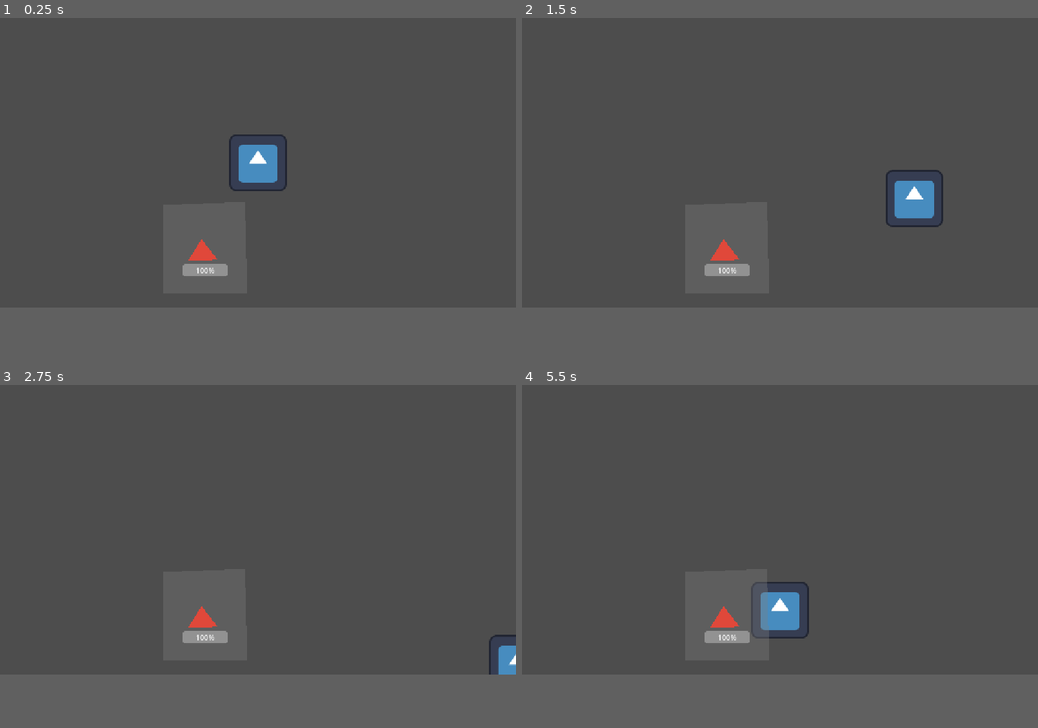
Above: before the commit, frames 1-4 (two rows, left to right).
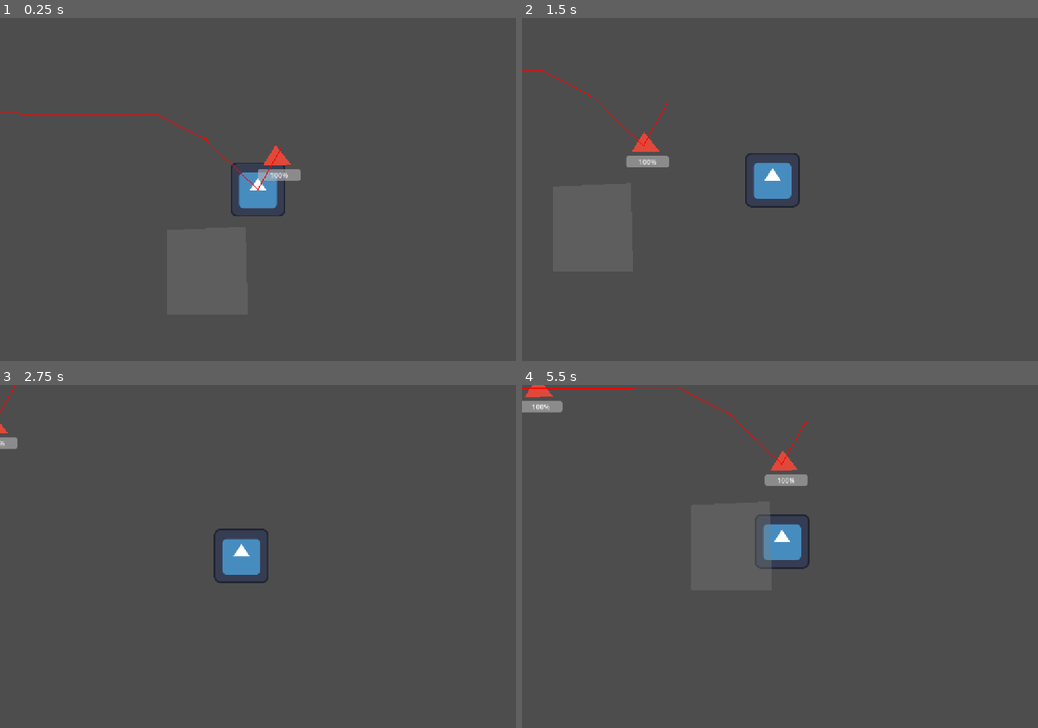
Above: after the commit, the same moments.

Repository: skeeeth/Allstar-Cult-Slip
Game: Godot game, scene res://Source/Level/World/World.tscn
The game is run twice, just before and just after one commit, with the same random seed, the same clock (stepped at 60 frames per second) and the same inputs. The engine's default icon, where the game draws it, is replaced by a stand-in: a white triangle on a blue panel in a dark square.
Inputs:
- Up to frame 1 (0.25 s): no input
- Up to frame 2 (1.5 s): hold D (right) 0.53-1.28 s; hold E (Interact) 0.53-1.28 s; hold S (down) from 1.28 s (still down); tap 1 (one) at 1.35 s
- Up to frame 3 (2.75 s): release S (down) at 2.03 s; hold D (right) from 2.03 s (still down); hold E (Interact) from 2.03 s (still down)
- Up to frame 4 (5.5 s): release D (right) at 2.78 s; release E (Interact) at 2.78 s; hold W (up) 2.78-3.53 s; tap 1 (one) at 2.85, 4.35 s; hold E (Interact) 3.53-4.28 s; hold A (left) 3.53-5.03 s; hold S (down) from 5.03 s (still down); hold E (Interact) from 5.03 s (still down)
The window is 800x450 before the commit and 800x533 after it. Grey fills any space a smaller window leaves; there, only what the larger window draws over its background counts as a difference.

The runs differ from the first frame. In frame 1, 2.5% of the frame differs, in the area x 0-59%, y 27-76%; in frame 2, 3.1%; in frame 3, 2.1%; in frame 4, 3.4%, in the area x 0-56%, y 0-76%.

Commit message:
Follow Camera, Enemy Minimal Navigation

Diff:
--- a/Source/Level/UI/ResourceDisplay.gd
+++ b/Source/Level/UI/ResourceDisplay.gd
@@ -7,7 +7,7 @@
 	ResourceManager.new_key.connect(on_new_key)
 	ResourceManager.key_update.connect(on_update)
 
-func on_new_key(k,v):
+func on_new_key(k,_v):
 	_new_label(k)
 
 func on_update(type:String, _change:int):
--- a/Source/Level/World/World.tscn
+++ b/Source/Level/World/World.tscn
@@ -6,14 +6,20 @@
 [ext_resource type="PackedScene" uid="uid://bxuwbl1bbb4a0" path="res://Source/Interactable/Tower Site/TowerSite.tscn" id="4_huh1a"]
 [ext_resource type="PackedScene" uid="uid://4ppu28orsq7" path="res://Source/Unit/Enemy/Enemy.tscn" id="5_n1joc"]
 
+[sub_resource type="NavigationPolygon" id="NavigationPolygon_pkxw5"]
+vertices = PackedVector2Array(-30.296875, -1225.5938, 2089.3984, 14.1171875, -122, -116, -235, -175, -378.75, 1499.5703, -186, -6, -217, 16, -2154.6797, -129.67969, -229, -12, -225, -35, -219, -63)
+polygons = Array[PackedInt32Array]([PackedInt32Array(0, 1, 2, 3), PackedInt32Array(2, 1, 4, 5), PackedInt32Array(6, 5, 4), PackedInt32Array(6, 4, 7, 8), PackedInt32Array(7, 0, 3), PackedInt32Array(8, 7, 3, 9), PackedInt32Array(9, 3, 10)])
+outlines = Array[PackedVector2Array]([PackedVector2Array(-30, -1237, -2172, -132, -380, 1512, 2109, 14)])
+
 [node name="Node2D" type="Node2D" unique_id=1300881241]
 
-[node name="Player" parent="." unique_id=1190391921 instance=ExtResource("1_60l3g")]
-
 [node name="Camera2D" type="Camera2D" parent="." unique_id=677173366]
+limit_smoothed = true
+position_smoothing_enabled = true
 
 [node name="Hud" parent="Camera2D" unique_id=1382983244 instance=ExtResource("2_60l3g")]
-follow_viewport_enabled = true
+
+[node name="Player" parent="." unique_id=1190391921 instance=ExtResource("1_60l3g")]
 
 [node name="ResourceCircle" parent="." unique_id=2118307154 instance=ExtResource("3_5c1oy")]
 position = Vector2(-200, -62)
@@ -28,4 +34,18 @@
 position = Vector2(-124, 200)
 
 [node name="Enemy" parent="." unique_id=1182452479 instance=ExtResource("5_n1joc")]
-position = Vector2(-124, 197)
+position = Vector2(-1115, -182)
+
+[node name="NavigationRegion2D" type="NavigationRegion2D" parent="." unique_id=345938183]
+navigation_polygon = SubResource("NavigationPolygon_pkxw5")
+
+[node name="NavigationObstacle2D" type="NavigationObstacle2D" parent="NavigationRegion2D" unique_id=365934748]
+position = Vector2(-213, -28)
+radius = 5.0
+vertices = PackedVector2Array(-22, -147, -6, -35, -12, -7, -16, 16, -4, 44, 27, 22, 91, -88)
+affect_navigation_mesh = true
+carve_navigation_mesh = true
+avoidance_enabled = false
+
+[node name="Enemy2" parent="." unique_id=324222319 instance=ExtResource("5_n1joc")]
+position = Vector2(55, -98)
--- a/Source/Unit/Enemy/Enemy.tscn
+++ b/Source/Unit/Enemy/Enemy.tscn
@@ -26,3 +26,6 @@
 offset_right = 56.0
 offset_bottom = 57.0
 value = 100.0
+
+[node name="Navi" type="NavigationAgent2D" parent="." unique_id=1892920142]
+debug_enabled = true
--- a/Source/Unit/Enemy/enemy.gd
+++ b/Source/Unit/Enemy/enemy.gd
@@ -1,5 +1,18 @@
 extends Unit
+
+@onready var navi: NavigationAgent2D = $Navi
+
+var movespeed:float = 100
 
 func _ready() -> void:
 	hp_bar.value = current_health
 	hp_bar.max_value = max_health
+	navi.target_position = Vector2.ZERO
+
+
+func _physics_process(delta: float) -> void:
+	if navi.is_target_reached():
+		return
+	var diff = navi.get_next_path_position() - global_position
+	global_position += diff.normalized() * movespeed * delta
+	navi.velocity = diff.normalized() * movespeed * delta
--- a/Source/Unit/Player/player.gd
+++ b/Source/Unit/Player/player.gd
@@ -2,8 +2,11 @@
 class_name Player
 
 @export var movespeed:float = 400
+@onready var camera_2d: Camera2D = $"../Camera2D"
 
 
 func _process(delta: float) -> void:
 	var dir = Input.get_vector("left", "right", "up","down")
 	position += dir * movespeed * delta
+
+	camera_2d.position = position + (dir * movespeed * 0.3)
--- a/project.godot
+++ b/project.godot
@@ -21,6 +21,8 @@
 
 [display]
 
+window/size/viewport_width=1200
+window/size/viewport_height=800
 window/stretch/mode="canvas_items"
 window/stretch/aspect="expand"
 
